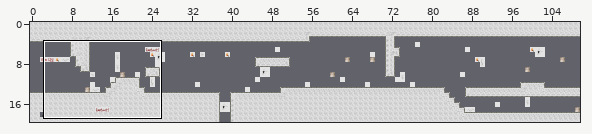
A Tiled map gets an edit: Rogue/asset/test.tmx. The first picture is a wide view before the edit; the outline marks the close-up.
Close-up. Before the commit:
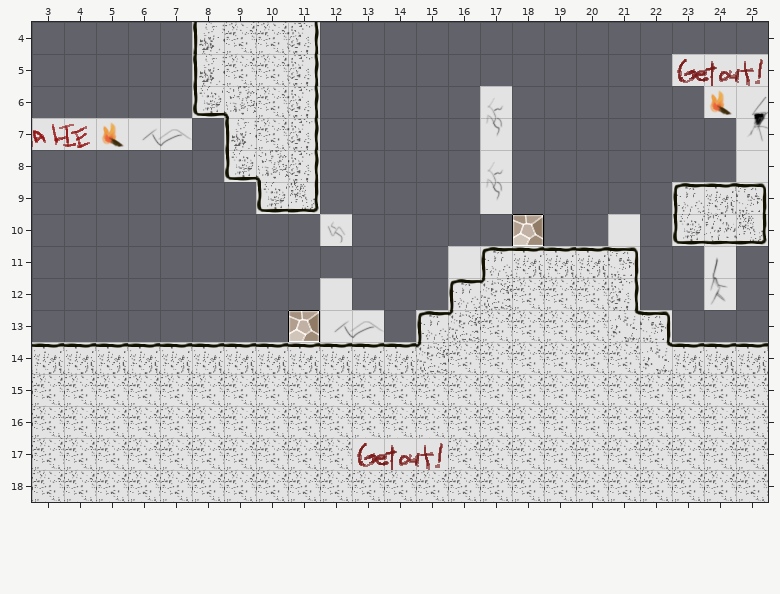
Cells are 32x32 px. Shown: x 3..25, y 4..18. The commit also changed other parts of the map, which this record leaves out.
The result:
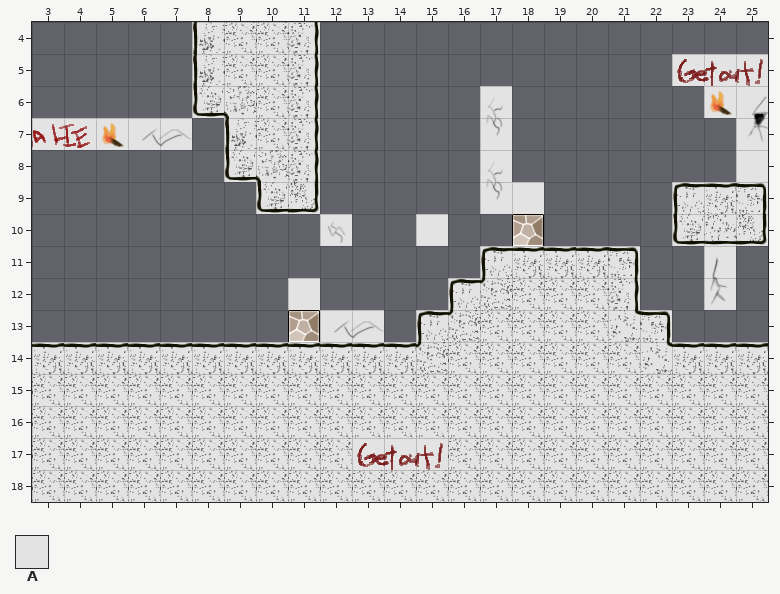
Key: from "rg_tiles": A 3.
_ is an empty cell.
Change:
Layer "target":
Tile A is added in row 9 at x 18; in row 10 at x 15; in row 12 at x 11.
The edit erases tile A in row 10 at x 21; in row 11 at x 16; in row 12 at x 12.
Where, in picture pixels (left, top, right, bottom), the same in both close-ups:
added: (512, 182, 544, 214)
changed: (416, 214, 480, 278)
removed: (608, 214, 640, 246)
changed: (288, 278, 352, 310)
